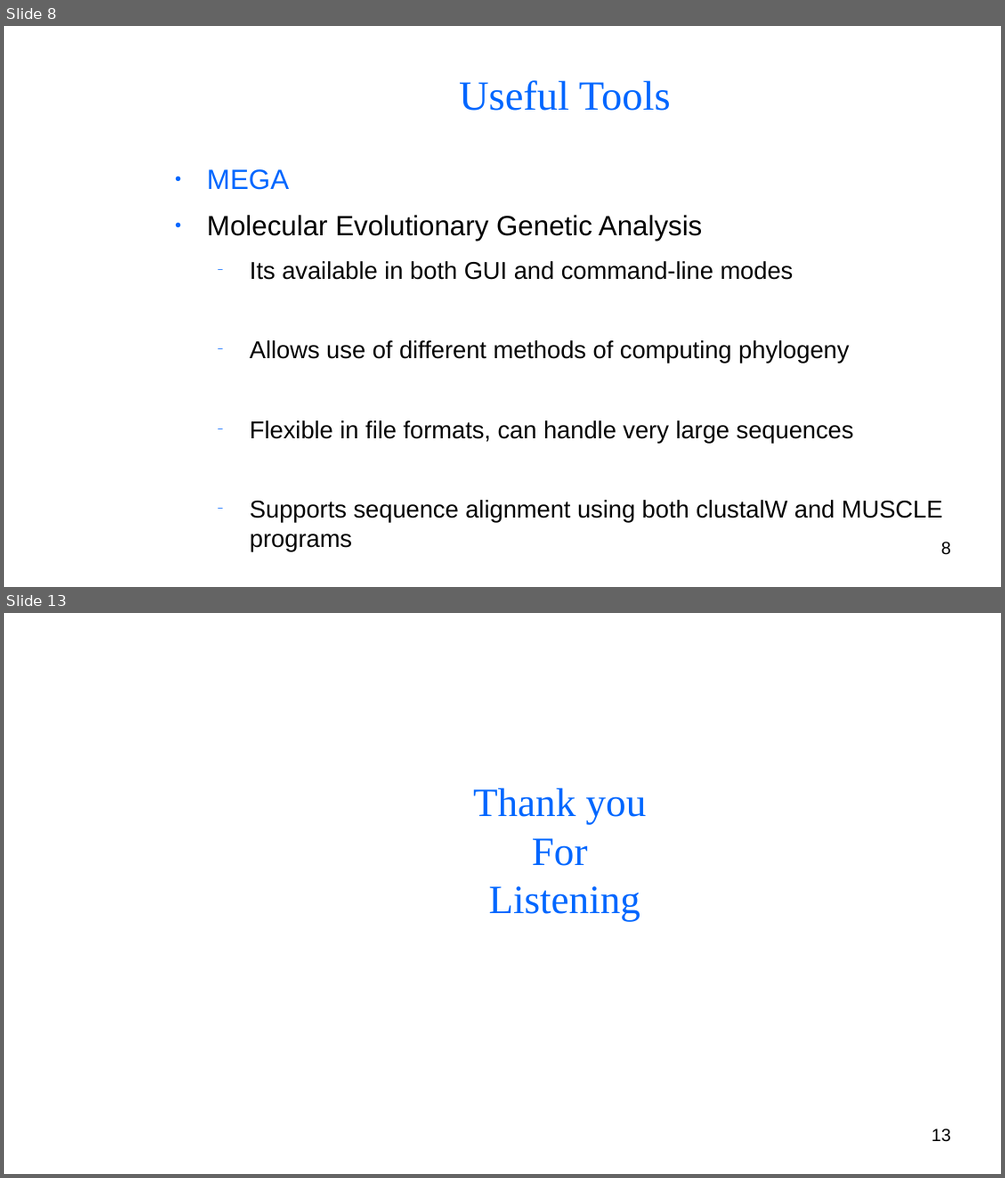
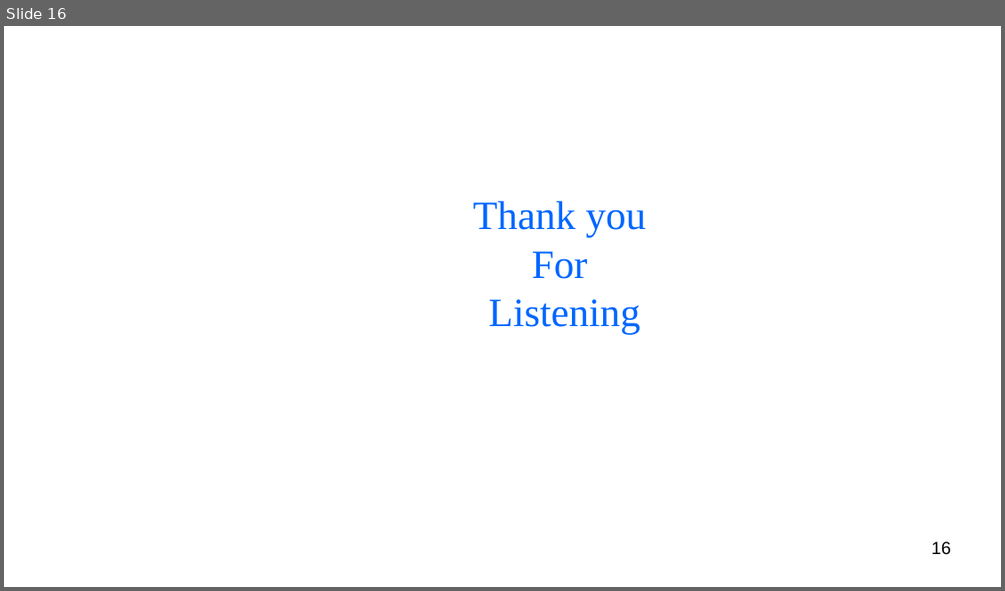
Before and after one commit to BryanAbuchery/Group_Project, a slide deck: Group_presentation.odp. Shown one above the other, each under a label of ours: slides 8 and 13 before the commit, slide 16 after it; the slides between them are not shown. The pictures are 1005x1178 and 1005x591 pixels, drawn with LibreOffice and Linux fonts; fonts in the diff are those of the drawing; background and template pictures are left out. Boxes give left, top, right and bottom in pixels: in the first picture for what was removed or moved away, otherwise in the second. Text is boxed around its words. In the diff, an @@ line names an element or a change of style, - is before the commit and + after.

```diff
--- a/Group_presentation.odp
+++ b/Group_presentation.odp
@@ slide 8 removed at (4, 26, 1001, 587), background picture (left out) @@
@@ title removed at (459, 80, 671, 111) @@
-Useful Tools
@@ text removed at (207, 169, 943, 552) @@
-● MEGA
-● Molecular Evolutionary Genetic Analysis
-  − Its available in both GUI and command-line modes
-  − Allows use of different methods of computing phylogeny
-  − Flexible in file formats, can handle very large sequences
-  − Supports sequence alignment using both clustalW and MUSCLE programs
@@ page number removed at (941, 541, 951, 555) @@
-8
@@ what was slide 13 is now slide 16 @@
@@ page number at (931, 541, 951, 555): text changed @@
-13
+16
```
Also in this commit, not shown: 9 slides changed, 6 slides added, 2 other slides removed.
